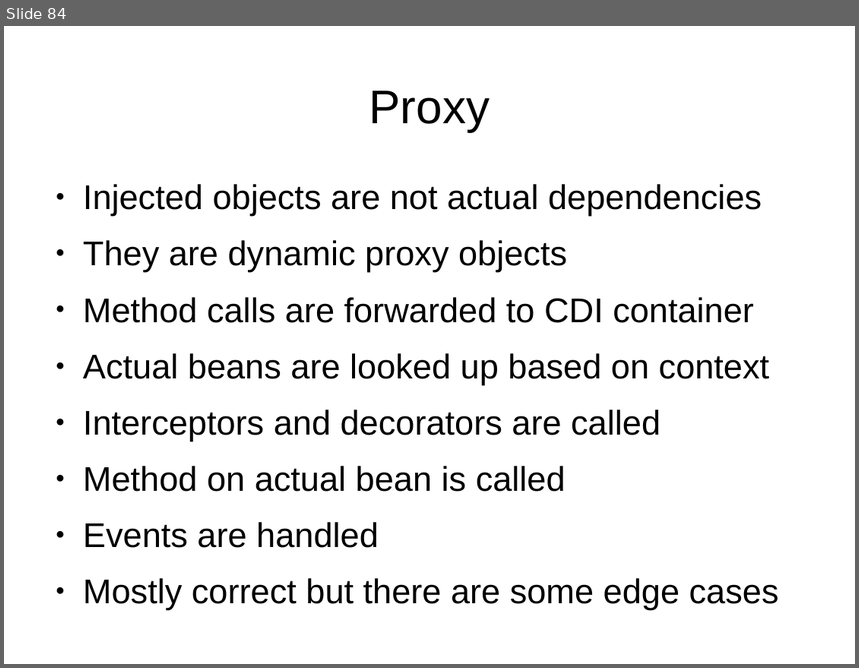
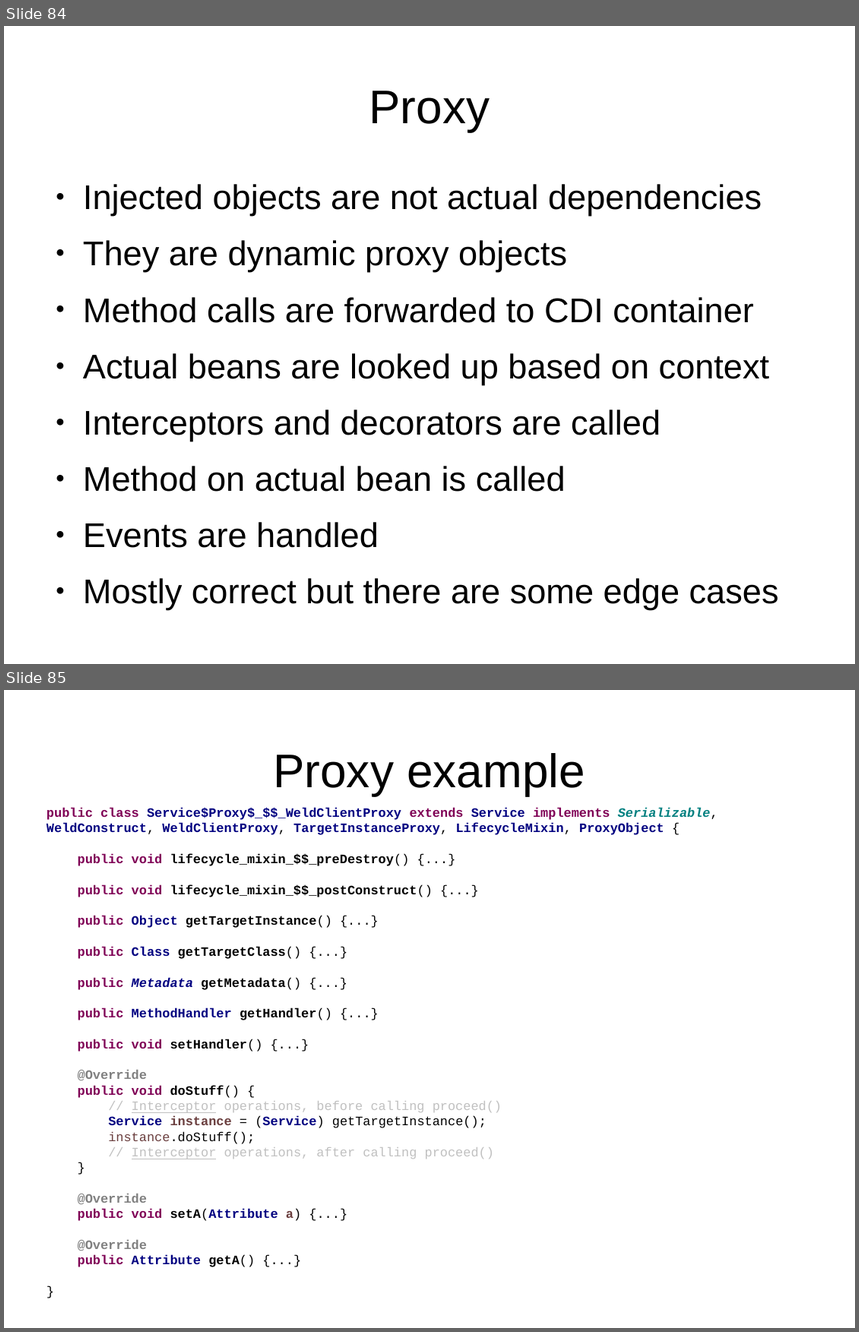
Before and after one commit to FrigoCoder/CDI, a slide deck: CDI.odp. Shown one above the other, each under a label of ours: slide 84 before the commit, slides 84 and 85 after it. The pictures are 859x668 and 859x1332 pixels, drawn with LibreOffice and Linux fonts; fonts in the diff are those of the drawing. Boxes give left, top, right and bottom in pixels: in the first picture for what was removed or moved away, otherwise in the second. Text is boxed around its words. In the diff, an @@ line names an element or a change of style, - is before the commit and + after.

```diff
--- a/CDI.odp
+++ b/CDI.odp
@@ slide 85 added at box(4, 690, 855, 1328), background #FFFFFF @@
@@ title added at box(273, 753, 585, 796), 44 pt, text #000000 @@
+Proxy example
@@ text added at box(47, 807, 718, 1268), 12 pt, text #000000, bold @@
+public class Service$Proxy$_$$_WeldClientProxy extends Service implements Serializable, WeldConstruct, WeldClientProxy, TargetInstanceProxy, LifecycleMixin, ProxyObject {
+public void lifecycle_mixin_$$_preDestroy() {...}
+public void lifecycle_mixin_$$_postConstruct() {...}
+public Object getTargetInstance() {...}
+public Class getTargetClass() {...}
+public Metadata getMetadata() {...}
+public MethodHandler getHandler() {...}
+public void setHandler() {...}
+@Override
+public void doStuff() {
+// Interceptor operations, before calling proceed()
+Service instance = (Service) getTargetInstance();
+instance.doStuff();
+// Interceptor operations, after calling proceed()
+}
+@Override
+public void setA(Attribute a) {...}
+@Override
+public Attribute getA() {...}
+}
```
Also in this commit, not shown: 1 slide changed, 3 other slides added, 1 slide removed.
